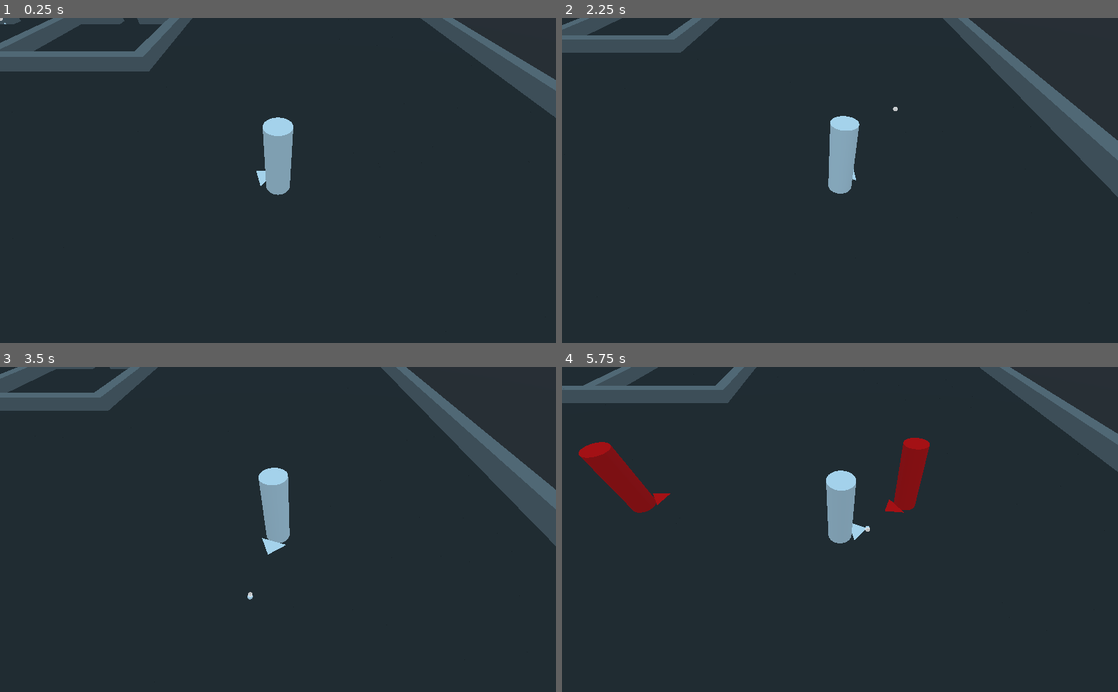
Above: before the commit, frames 1-4 (two rows, left to right).
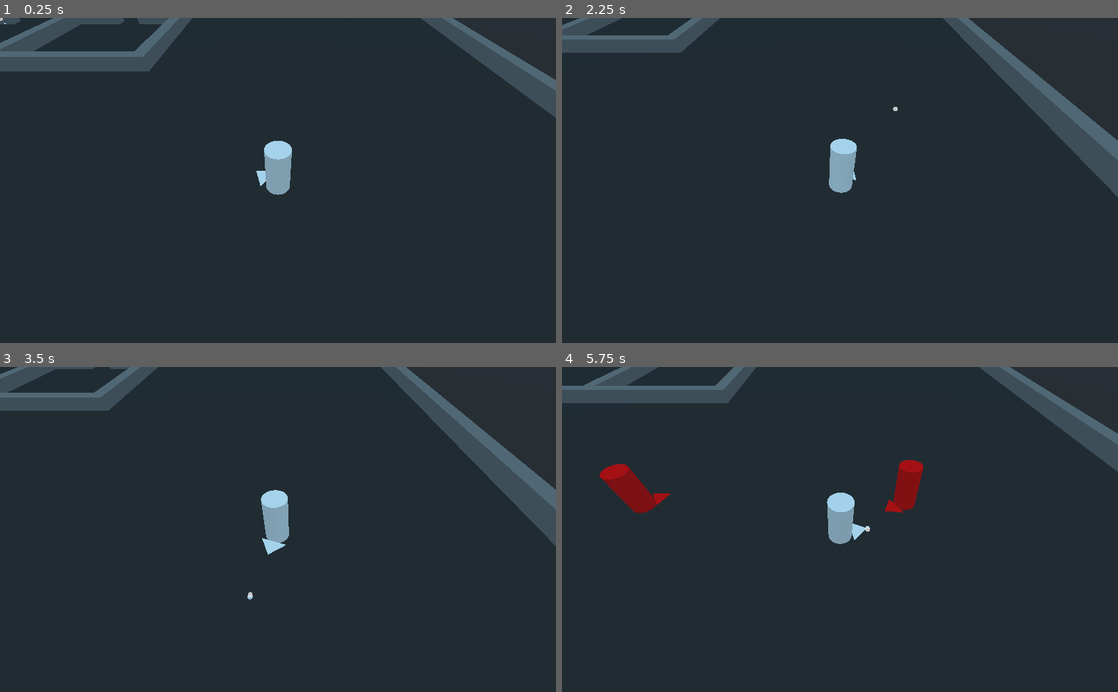
Above: after the commit, the same moments.

Repository: ciromdrs/BaseShooter
Game: Godot game, scene res://tests/Test1.tscn
Same seed, same stepped clock (60 frames per second), same inputs: the game is played once before the commit and once after it.
Inputs (mouse positions are in pixels of both pictures, inside the frame that each line leads up to):
- Up to frame 1 (0.25 s): no input
- Up to frame 2 (2.25 s): tap Enter (reset) at 0.5 s; move the mouse to (962, 164) at 0.52 s; hold D (move_right) 0.53-1.28 s; hold Mouse wheel up (cam_zoom_in) 0.53-1.28 s; move the mouse to (728, 196) at 1.27 s; hold Down (move_down) 1.28-2.03 s; tap Mouse wheel down (cam_zoom_out) at 1.35 s; move the mouse to (895, 109) at 2.02 s; hold D (move_right) from 2.03 s (still down); click (895, 109) at 2.1 s
- Up to frame 3 (3.5 s): move the mouse to (250, 594) at 2.77 s; release D (move_right) at 2.78 s; hold W (move_up) from 2.78 s (still down); tap Mouse wheel up (cam_zoom_in) at 2.85 s
- Up to frame 4 (5.75 s): move the mouse to (1006, 578) at 3.52 s; release W (move_up) at 3.53 s; hold Mouse wheel down (cam_zoom_out) 3.53-4.28 s; hold A (move_left) 3.53-5.03 s; move the mouse to (673, 480) at 4.27 s; click (673, 480) at 4.35 s; move the mouse to (867, 529) at 5.02 s; hold Down (move_down) from 5.03 s (still down); hold Mouse wheel up (cam_zoom_in) from 5.03 s (still down)

The runs differ from the first frame. In frame 1, 0.6% of the frame differs, in the area x 47-53%, y 30-50%; in frame 2, 0.6%; in frame 3, 0.6%; in frame 4, 1.8%, in the area x 3-67%, y 21-55%.

Commit message:
Fix BasicModel's scale

Diff:
--- a/assets/BasicModel.tscn
+++ b/assets/BasicModel.tscn
@@ -56,7 +56,7 @@
 "times": PoolRealArray( 0 ),
 "transitions": PoolRealArray( 1 ),
 "update": 0,
-"values": [ Vector3( 0, 3, 0 ) ]
+"values": [ Vector3( 0, 2, 0 ) ]
 }
 
 [sub_resource type="Animation" id=8]
@@ -83,7 +83,7 @@
 "times": PoolRealArray( 0, 0.3, 1 ),
 "transitions": PoolRealArray( 1, 1, 1 ),
 "update": 0,
-"values": [ Vector3( 0, 3, 0 ), Vector3( 0, 3, -0.990573 ), Vector3( 0, 3, 0 ) ]
+"values": [ Vector3( 0, 2, 0 ), Vector3( 0, 2, -0.991 ), Vector3( 0, 2, 0 ) ]
 }
 
 [sub_resource type="Animation" id=15]
@@ -111,7 +111,7 @@
 "times": PoolRealArray( 0, 0.5 ),
 "transitions": PoolRealArray( 1, 1 ),
 "update": 0,
-"values": [ Vector3( 0, 3, 0 ), Vector3( 0, 3, 0 ) ]
+"values": [ Vector3( 0, 2, 0 ), Vector3( 0, 2, 0 ) ]
 }
 
 [sub_resource type="Animation" id=9]
@@ -126,7 +126,7 @@
 "times": PoolRealArray( 0, 1 ),
 "transitions": PoolRealArray( 1, 1 ),
 "update": 0,
-"values": [ Vector3( 0, 3, 0 ), Vector3( 0, 3, 0 ) ]
+"values": [ Vector3( 0, 2, 0 ), Vector3( 0, 2, 0 ) ]
 }
 tracks/1/type = "value"
 tracks/1/path = NodePath("MeshInstance:rotation_degrees")
@@ -166,14 +166,14 @@
 "times": PoolRealArray( 0, 0.25, 0.5, 0.75, 1 ),
 "transitions": PoolRealArray( 1, 1, 1, 1, 1 ),
 "update": 0,
-"values": [ Vector3( 0, 3, 0 ), Vector3( 0.25, 3, 0 ), Vector3( 0, 3, 0 ), Vector3( -0.25, 3, 0 ), Vector3( 0, 3, 0 ) ]
+"values": [ Vector3( 0, 2, 0 ), Vector3( 0.25, 2, 0 ), Vector3( 0, 2, 0 ), Vector3( -0.25, 2, 0 ), Vector3( 0, 2, 0 ) ]
 }
 
 [node name="Model" type="Spatial"]
 script = ExtResource( 2 )
 
 [node name="MeshInstance" type="MeshInstance" parent="."]
-transform = Transform( 1, 0, 0, 0, 3, 0, 0, 0, 1, 0, 3, 0 )
+transform = Transform( 1, 0, 0, 0, 2, 0, 0, 0, 1, 0, 2, 0 )
 mesh = SubResource( 2 )
 skeleton = NodePath("../..")
 material/0 = SubResource( 16 )
--- a/scenes/Character.tscn
+++ b/scenes/Character.tscn
@@ -11,7 +11,7 @@
 script = ExtResource( 1 )
 
 [node name="CollisionShape" type="CollisionShape" parent="."]
-transform = Transform( 1, 0, 0, 0, 3, 0, 0, 0, 1, 0, 3, 0 )
+transform = Transform( 1, 0, 0, 0, 2, 0, 0, 0, 1, 0, 2, 0 )
 shape = SubResource( 1 )
 
 [node name="Model" parent="." instance=ExtResource( 2 )]
